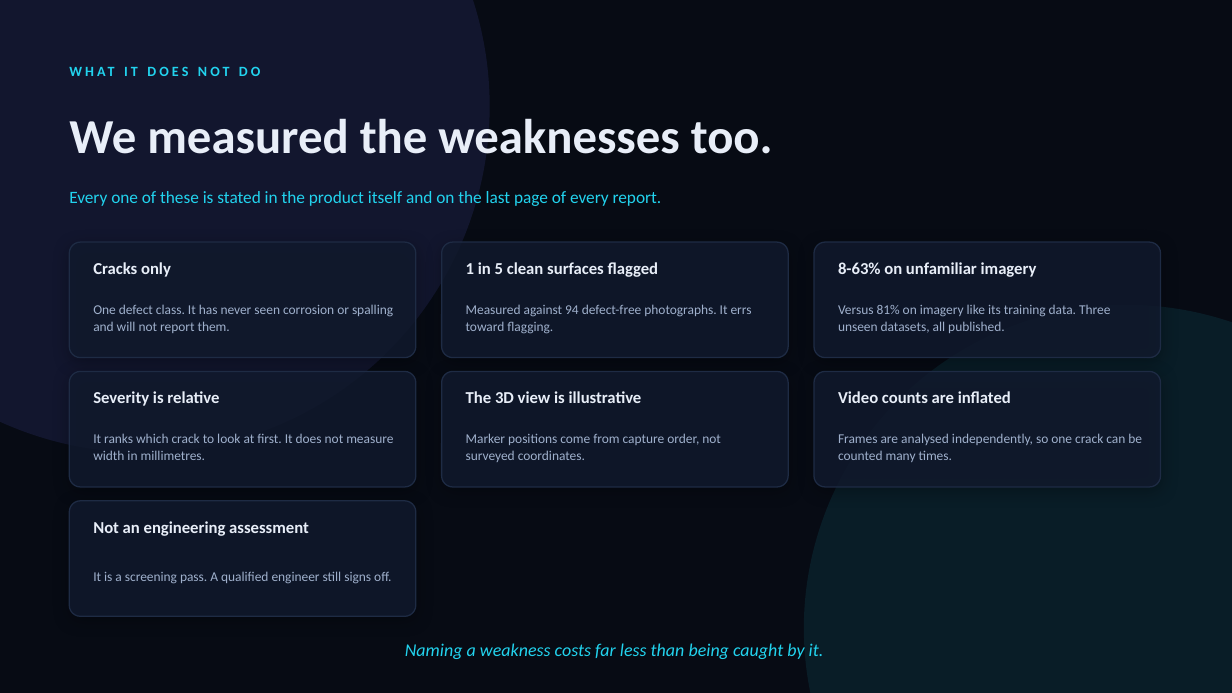
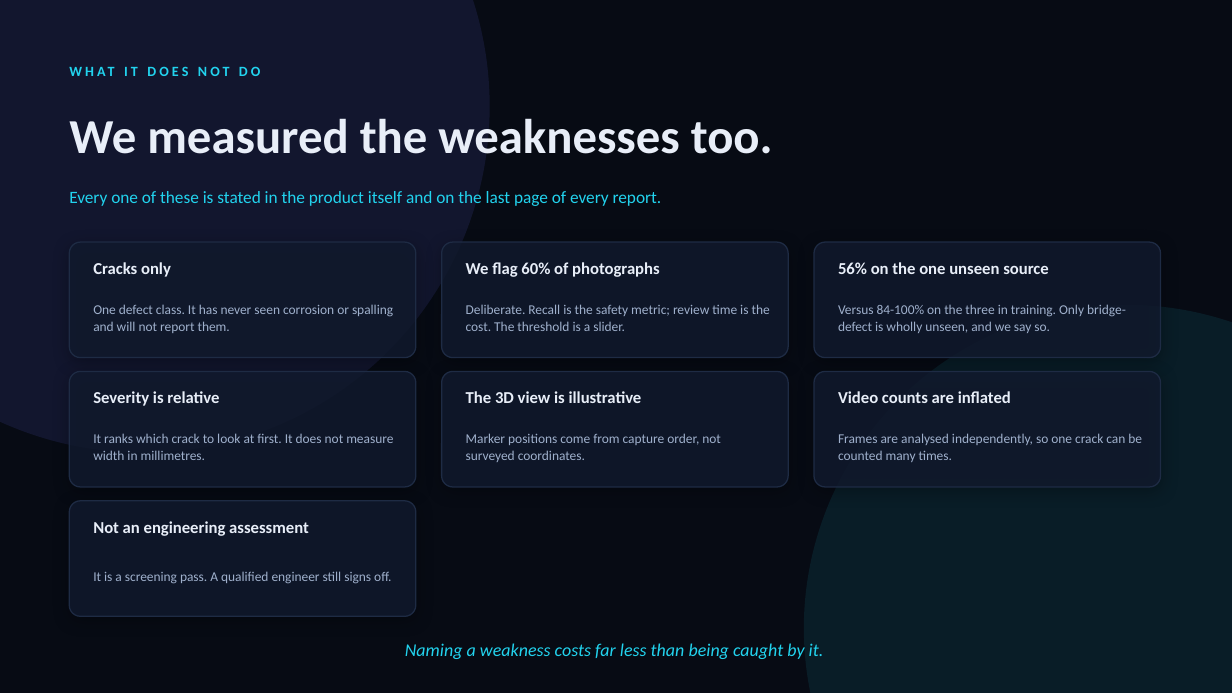
Before and after one commit to drhafiz-ayaan/twinverse-inspect-ai, a slide deck: slide 9 of deliverables/TwinVerse_Inspect_AI_Pitch.pptx. Drawn at 1232x693 pixels with LibreOffice and Linux fonts; fonts in the diff are those of the drawing. Boxes give left, top, right and bottom in pixels: in the first picture for what was removed or moved away, otherwise in the second. Text is boxed around its words. In the diff, an @@ line names an element or a change of style, - is before the commit and + after.

```diff
--- a/deliverables/TwinVerse_Inspect_AI_Pitch.pptx
+++ b/deliverables/TwinVerse_Inspect_AI_Pitch.pptx
@@ text at [466,262,660,277]: text changed @@
-1 in 5 clean surfaces flagged
+We flag 60% of photographs
@@ text at [838,262,1049,274]: text changed @@
-8-63% on unfamiliar imagery
+56% on the one unseen source
@@ text at [466,304,770,331]: text changed @@
-Measured against 94 defect-free photographs. It errs toward flagging.
+Deliberate. Recall is the safety metric; review time is the cost. The threshold is a slider.
@@ text at [838,304,1126,333]: text changed @@
-Versus 81% on imagery like its training data. Three unseen datasets, all published.
+Versus 84-100% on the three in training. Only bridge-defect is wholly unseen, and we say so.
```
Also in this commit, not shown: 1 other slide changed, 18 other files.
